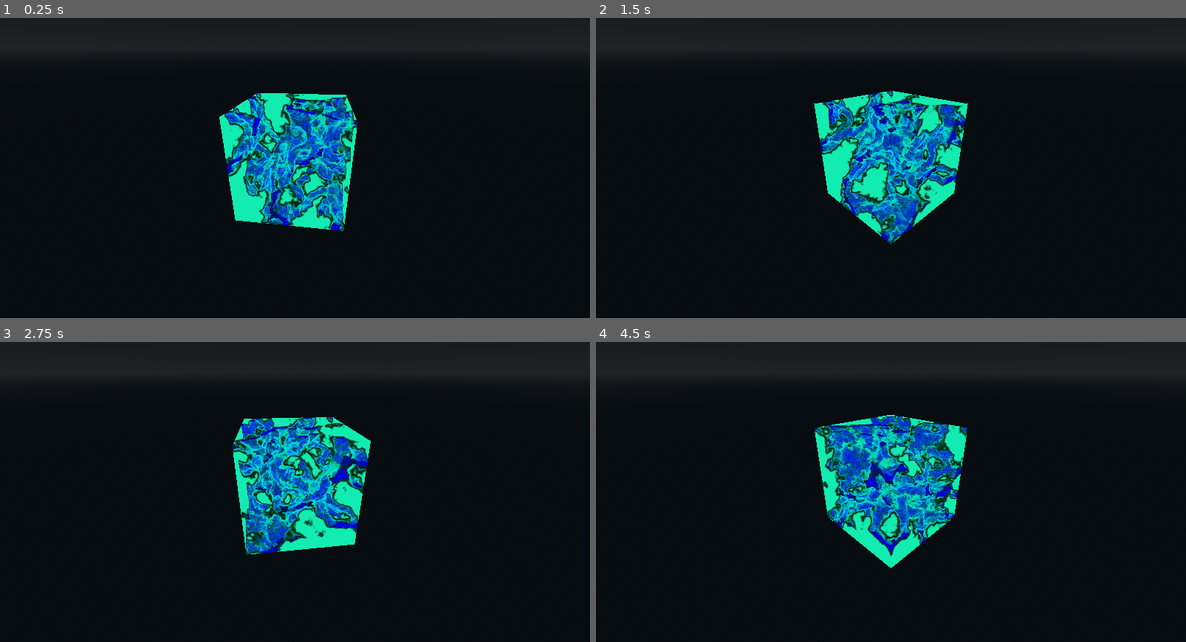
Above: before the commit, frames 1-4 (two rows, left to right).
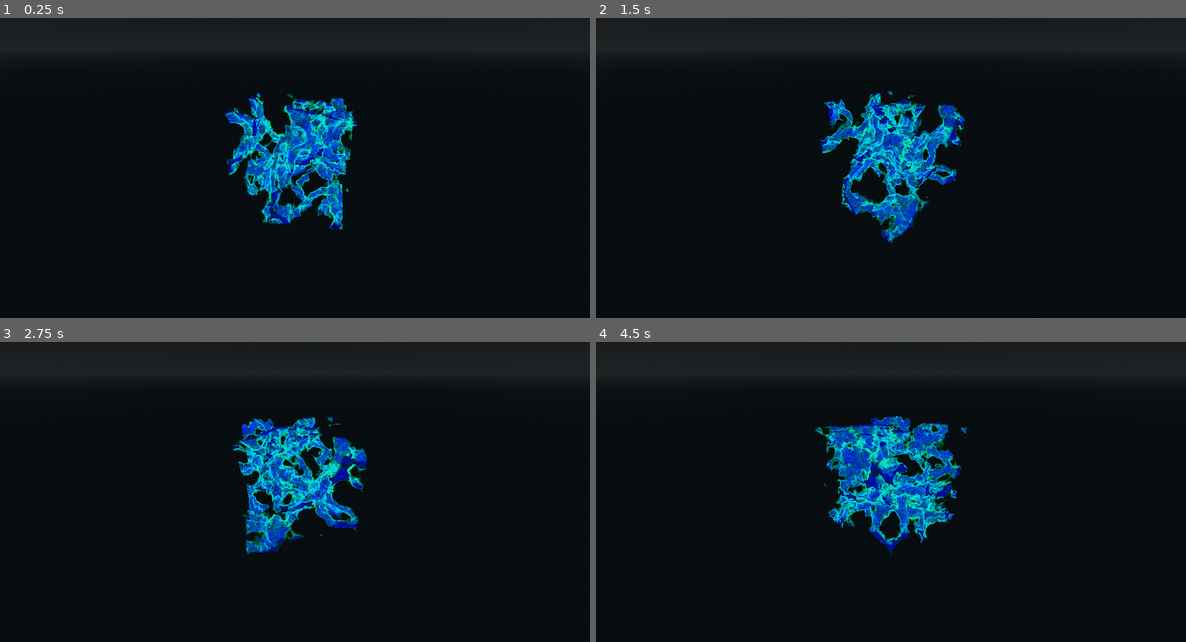
Above: after the commit, the same moments.

Repository: 1hue/GodotTexture3DVisualizer
Game: Godot game, scene res://main.tscn
Same seed, same stepped clock (60 frames per second), same inputs: the game is played once before the commit and once after it.
Inputs:
- Up to frame 1 (0.25 s): no input
- Up to frame 2 (1.5 s): no input
- Up to frame 3 (2.75 s): no input
- Up to frame 4 (4.5 s): no input

The runs differ from the first frame. In frame 1, 4.8% of the frame differs, in the area x 37-61%, y 24-72%; in frame 2, 5.2%, in the area x 36-64%, y 24-76%; in frame 3, 4.7%; in frame 4, 4.6%.

Commit message:
Implement `lod_bias` and `translation`

Diff:
--- a/hero.tscn
+++ b/hero.tscn
@@ -32,7 +32,8 @@
 shader = ExtResource("3_kem5a")
 shader_parameter/tex = ExtResource("4_gxmxl")
 shader_parameter/model_size = Vector3(5, 5, 5)
-shader_parameter/ray_steps = 128
+shader_parameter/translation = 0
+shader_parameter/lod_bias = 0.0
 
 [sub_resource type="BoxMesh" id="BoxMesh_7dm0k"]
 material = SubResource("ShaderMaterial_h2yge")
@@ -43,7 +44,8 @@
 shader = ExtResource("3_kem5a")
 shader_parameter/tex = ExtResource("5_6bw2v")
 shader_parameter/model_size = Vector3(5, 5, 5)
-shader_parameter/ray_steps = 128
+shader_parameter/translation = 0
+shader_parameter/lod_bias = 0.0
 
 [sub_resource type="BoxMesh" id="BoxMesh_gxmxl"]
 material = SubResource("ShaderMaterial_kem5a")
@@ -54,7 +56,8 @@
 shader = ExtResource("3_kem5a")
 shader_parameter/tex = ExtResource("6_kem5a")
 shader_parameter/model_size = Vector3(5, 5, 5)
-shader_parameter/ray_steps = 128
+shader_parameter/translation = 0
+shader_parameter/lod_bias = 0.0
 
 [sub_resource type="BoxMesh" id="BoxMesh_svejp"]
 material = SubResource("ShaderMaterial_gdsc3")
--- a/main.tscn
+++ b/main.tscn
@@ -30,7 +30,8 @@
 shader = ExtResource("1_ig7tw")
 shader_parameter/tex = ExtResource("3_h2yge")
 shader_parameter/model_size = Vector3(5, 5, 5)
-shader_parameter/ray_steps = 128
+shader_parameter/translation = 0
+shader_parameter/lod_bias = 0.0
 
 [sub_resource type="BoxMesh" id="BoxMesh_7dm0k"]
 material = SubResource("ShaderMaterial_h2yge")
--- a/project.godot
+++ b/project.godot
@@ -22,5 +22,4 @@
 
 [rendering]
 
-renderer/rendering_method="gl_compatibility"
-renderer/rendering_method.mobile="gl_compatibility"
+renderer/rendering_method="mobile"
--- a/visualizer.gdshader
+++ b/visualizer.gdshader
@@ -1,46 +1,74 @@
 shader_type spatial;
 render_mode unshaded, fog_disabled, shadows_disabled, blend_premul_alpha;
 
-const float EPSILON = 1e-6; // 6‑7 correct decimal places for 32-bit floats
+const float EPS = 1e-9;
 
 uniform sampler3D tex : hint_default_black, repeat_disable, filter_linear_mipmap;
+
 /** The size (m³) of the cube mesh. Must be set manually as shaders cannot possibly infer this. */
 uniform vec3 model_size = vec3(5, 5, 5);
-/** The maximum number of texture lookups that will occur for each fragment. */
-uniform int ray_steps : hint_range(0, 512, 1) = 64;
+
+/**
+ * Rotation of texture XYZ in model space.
+ * For example, texture Z-depth might need to correspond to world Y, in which case selecting option [code]XZY[/code] swizzles the components XYZ -> XZY.
+ */
+uniform int translation : hint_enum("XYZ", "XZY", "YXZ", "YZX", "ZXY", "ZYX");
+
+/**
+ * Level of detail bias. How many texture sampling lookups (ray steps) will occur for each fragment.
+ * Works hand in hand with actual texture LOD bias.
+ * Lower for better quality. Higher for better performance.
+ * The actual number is based on texture size and view angle.
+ * A value of [code]0.0[/code] with a 64x64x64 texture results in 64 samples when the fragment is "looking" straight down an edge or ~111 (x1.73) samples diagonally, in case of a cube.
+ * Note that this setting works [b]only if mipmaps are present[/b].
+ */
+uniform float lod_bias : hint_range(0.0, 1.0, 0.01) = 0.0;
 
 varying vec3 model;
 
-bool fEqual(in float a, in float b) {
-  return abs(a - b) < EPSILON;
+vec3 calcRayExit(vec3 entry, vec3 direction) {
+    // Guard each component to avoid division by zero while preserving sign
+    vec3 direction_inverse = 1.0 / (direction + sign(direction) * EPS);
+    vec3 t1 = (vec3(0) - entry) * direction_inverse;
+    vec3 t2 = (vec3(1) - entry) * direction_inverse;
+    //vec3 tmin = min(t1, t2);
+    vec3 tmax = max(t1, t2);
+    //float near = max(max(tmin.x, tmin.y), tmin.z);
+    float far  = min(min(tmax.x, tmax.y), tmax.z);
+
+    if (far <= 1e-6) return entry;
+
+    return entry + direction * far;
 }
 
-bool fGreaterThan(in float a, in float b) {
-  return (a - b) > EPSILON;
+float countTexels(vec3 direction, float ray_length) {
+	#if CURRENT_RENDERER != RENDERER_COMPATIBILITY
+	int current_lod = int(floor(mix(0.0, float(textureQueryLevels(tex) - 1), lod_bias)));
+	#else
+	int current_lod = 0;
+	#endif
+
+	ivec3 tex_size = textureSize(tex, current_lod);
+	vec3 texel_vector = direction * vec3(tex_size) * ray_length;
+
+	return length(texel_vector);
 }
 
-bool fLessThan(in float a, in float b) {
-  return (b - a) > EPSILON;
-}
-
-bool fLessThanEqual(in float a, in float b) {
-  return fLessThan(a, b) || fEqual(a, b);
-}
-
-bvec3 fLessThanEqual(in vec3 a, in float b) {
-  return bvec3(fLessThanEqual(a.x, b), fLessThanEqual(a.y, b), fLessThanEqual(a.z, b));
-}
-
-bool fGreaterThanEqual(in float a, in float b) {
-  return fGreaterThan(a, b) || fEqual(a, b);
-}
-
-bvec3 fGreaterThanEqual(in vec3 a, in float b) {
-  return bvec3(fGreaterThanEqual(a.x, b), fGreaterThanEqual(a.y, b), fGreaterThanEqual(a.z, b));
-}
-
-bool isWithin(in vec3 coord, in float minBound, in float maxBound) {
-	return all(fGreaterThanEqual(coord, minBound)) && all(fLessThanEqual(coord, maxBound));
+vec3 swizzle(in vec3 coord) {
+	switch(translation) {
+		case 1:
+			return coord.xzy;
+		case 2:
+			return coord.yxz;
+		case 3:
+			return coord.yzx;
+		case 4:
+			return coord.zxy;
+		case 5:
+			return coord.zyx;
+		default:
+			return coord;
+	}
 }
 
 void vertex() {
@@ -48,35 +76,42 @@
 }
 
 void fragment() {
-	vec3 model_uv = model / model_size + 0.5;
+	vec3 model_uvw = model / model_size + 0.5;
 
-	// For this fragment, the direction that we will raymarch is opposite of VIEW
-	vec4 ray_direction_world = INV_VIEW_MATRIX * vec4(-VIEW, 0.0); // View space -> world space
-	vec4 ray_direction_model = inverse(MODEL_MATRIX) * ray_direction_world; // World space -> model space
+	// For this fragment, the direction of raymarching is opposite of VIEW
+	vec4 ray_direction_world = INV_VIEW_MATRIX * vec4(-VIEW, 0); // View space to world space
+	vec4 ray_direction_model = inverse(MODEL_MATRIX) * ray_direction_world; // World space to model space
 	vec3 ray_direction = normalize(ray_direction_model.xyz);
 
+	vec3 ray_exit = calcRayExit(model_uvw, ray_direction);
+
+	float ray_length = length(ray_exit - model_uvw);
+
+	// Number of ray steps must go hand in hand with mipmaps. Reducing the number of steps by simply
+	// skipping over texels produces nonsensical results and is not worth it.
+	// Any scenario where performance is important should have mipmaps generated anyway.
+	int ray_steps = int(ceil(countTexels(ray_direction, ray_length)));
+
 	vec4 acc = vec4(0);
+	for (int i = 0; i < ray_steps; i++) {
+		float ray_progress = float(i) / float(ray_steps - 1);
+		vec3 coord = swizzle(mix(model_uvw, ray_exit, ray_progress));
 
-	for (int i = 0; i < ray_steps; i++) {
-        // Step size goes [0, 0.1, .., 1]
-        float step_size = float(i) / float(ray_steps - 1);
-		vec3 coord = model_uv + step_size * ray_direction;
-
-		if (acc.a >= 1.0 || !isWithin(coord, 0.0, 1.0)) {
-			// Stop raymarching if fragment has accummulated full opacity or has gone beyond edge
+		if (acc.a >= 1.0) {
+			// Stop raymarching if fragment has accummulated full opacity
 			break;
 		}
 
-		vec4 sample = texture(tex, coord);
+		vec4 sample = texture(tex, coord, lod_bias);
 
 		// Accummulate this texel to the fragment only if it has actual visible colour
-		if (sample.a > 0.0) {
+		if (sample.r > 0.0) {
 			acc.rgb += sample.rgb * sample.a;
 			acc.rgb = clamp(acc.rgb, 0, 1);
 			acc.a = 1.0 - (1.0 - acc.a) * (1.0 - sample.a); // 0.75 for two 0.5 alphas
 		}
 	}
 
-    ALBEDO = acc.rgb;
+	ALBEDO = acc.rgb;
 	ALPHA = acc.a;
 }
--- a/wireframe.gdshader
+++ b/wireframe.gdshader
@@ -1,5 +1,5 @@
 shader_type spatial;
-render_mode unshaded, wireframe, blend_premul_alpha;
+render_mode unshaded, fog_disabled, shadows_disabled, wireframe;
 
 uniform bool wireframe = true;
 uniform vec4 wireframe_color: source_color = vec4(1,1,1,1);
@@ -9,6 +9,9 @@
 }
 
 void fragment() {
+	#if CURRENT_RENDERER == RENDERER_COMPATIBILITY
+	discard;
+	#else
 	if (!wireframe) {
 		ALPHA = 0.0;
 		discard;
@@ -16,4 +19,5 @@
 		ALBEDO = COLOR.rgb;
 		ALPHA = COLOR.a;
 	}
+	#endif
 }
